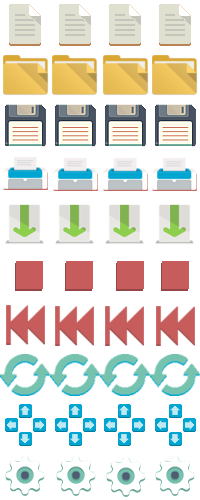
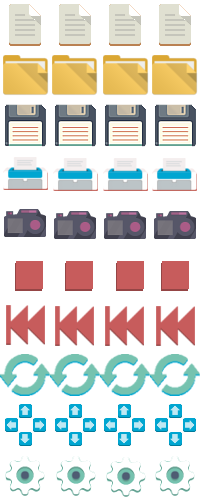
Layers edited between the first and the second 200x500 image:
added layer "camera.png" above "Transformation copy #2" over [4, 209, 196, 239]
hid "Transformation copy #2" over [5, 204, 194, 244]
